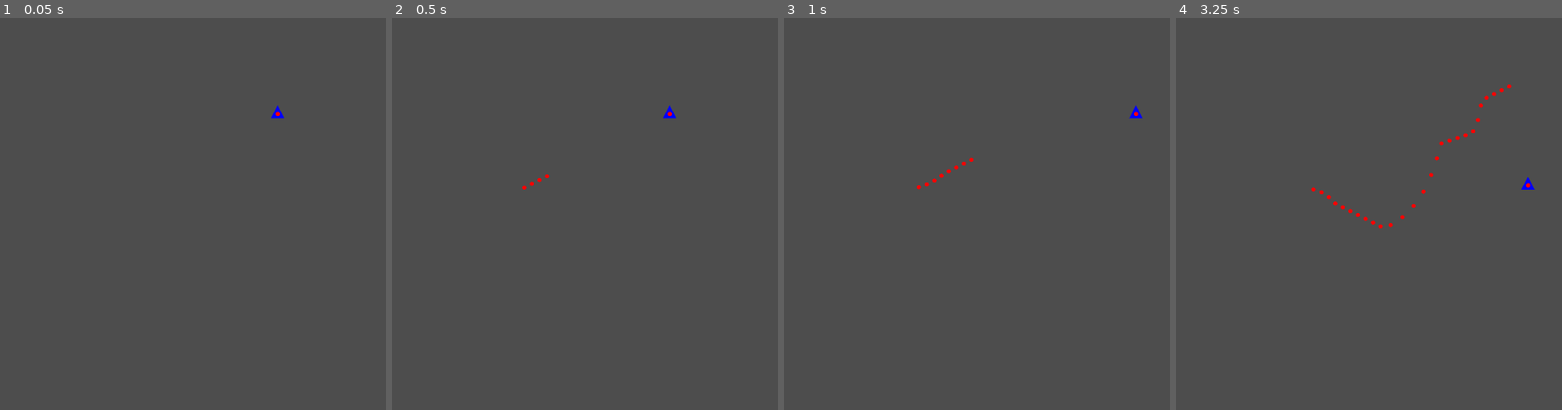
Above: before the commit, frames 1-4 (left to right).
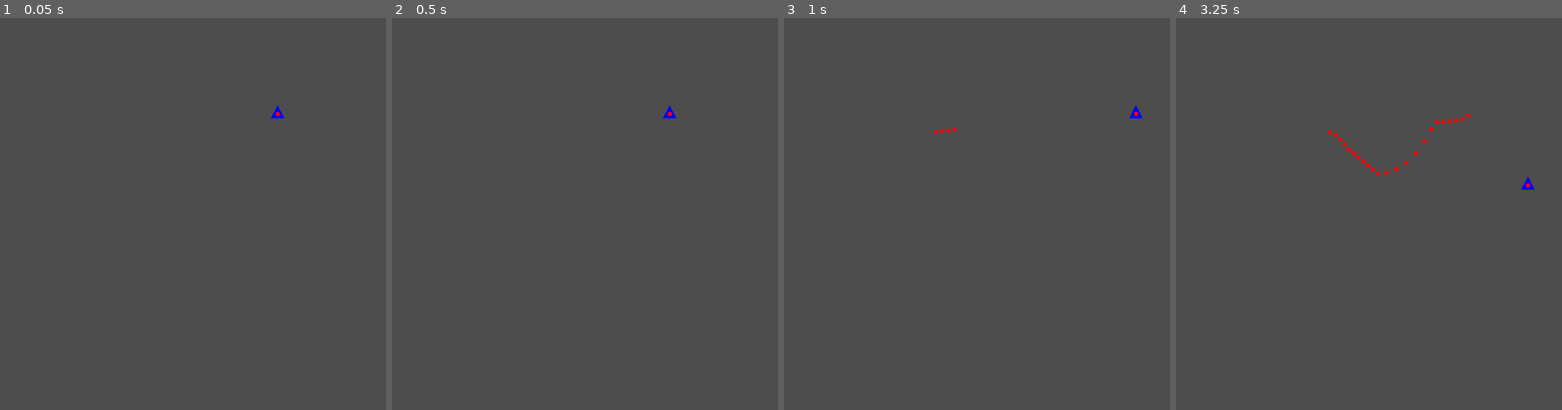
Above: after the commit, the same moments.

Repository: ShimmerIO/bullethellpvp
Game: Godot game, scene res://cenas_prototipo/cena_teste.tscn
Two runs of this game, one before a commit and one after it. Both use one fixed random seed, a clock stepped at 60 frames per second and the inputs below. Before the commit the project has no main scene; this scene is started directly in both runs.
Inputs:
- Up to frame 1 (0.05 s): no input
- Up to frame 2 (0.5 s): no input
- Up to frame 3 (1 s): tap Enter (Start) at 0.5, 0.6 s; hold Right (ui_right) from 0.53 s (still down)
- Up to frame 4 (3.25 s): release Right (ui_right) at 1.28 s; hold Down (ui_down) 1.28-2.03 s; tap Shift (Slow) at 1.35 s; tap Enter (Start) at 1.55, 2.1, 2.85 s; hold Right (ui_right) 2.03-2.78 s; hold Up (ui_up) from 2.78 s (still down)

Frame 1 is identical in both runs. In frame 2, less than 0.1% of the frame differs, in the area x 33-41%, y 39-44%; in frame 3, 0.1%; in frame 4, 0.6%, in the area x 34-87%, y 16-54%.
Error before the commit: Attempt to call function 'instantiate' in base 'null instance' on a null instance. (res://scripts_prototipo/cena_teste.gd:20)

Commit message:
Introduz o sistema de Waves, juntamente com GameDirector

Diff:
--- /dev/null
+++ b/cenas_prototipo/Padrões_Completos/FÁCIL/Padrão1.tscn
@@ -0,0 +1,23 @@
+[gd_scene load_steps=5 format=3 uid="uid://b3be3ofje6jjb"]
+
+[ext_resource type="Script" path="res://scripts_prototipo/base_padrões.gd" id="1_jq5vm"]
+[ext_resource type="PackedScene" uid="uid://bwjb2n0aby1kd" path="res://cenas_prototipo/Cenas_Base/centro_cena_padrões.tscn" id="2_oq23k"]
+[ext_resource type="Script" path="res://scripts_prototipo/centro_cena_padrões.gd" id="3_m0itu"]
+[ext_resource type="PackedScene" uid="uid://bkh8d7wj6tw4x" path="res://cenas_prototipo/spawner_prototipo.tscn" id="4_kq831"]
+
+[node name="Base_Padrões" type="Node2D"]
+position = Vector2(480, 540)
+script = ExtResource("1_jq5vm")
+metadata/_edit_vertical_guides_ = [959.0]
+
+[node name="CentroCena" parent="." instance=ExtResource("2_oq23k")]
+position = Vector2(0, 0)
+script = ExtResource("3_m0itu")
+
+[node name="Spawner_prototipo" parent="." instance=ExtResource("4_kq831")]
+position = Vector2(-61, -227)
+_move_type = 2
+timeToExpire = 10.0
+firingRate = 10.0
+bullet_life = 4.0
+bullet_SPEED = 150.0
--- /dev/null
+++ b/cenas_prototipo/Padrões_Completos/FÁCIL/Padrão2.tscn
@@ -0,0 +1,27 @@
+[gd_scene load_steps=5 format=3 uid="uid://c42yojabl25bk"]
+
+[ext_resource type="Script" path="res://scripts_prototipo/base_padrões.gd" id="1_ldplx"]
+[ext_resource type="PackedScene" uid="uid://bwjb2n0aby1kd" path="res://cenas_prototipo/Cenas_Base/centro_cena_padrões.tscn" id="2_0rts2"]
+[ext_resource type="Script" path="res://scripts_prototipo/centro_cena_padrões.gd" id="3_wf4lb"]
+[ext_resource type="PackedScene" uid="uid://bkh8d7wj6tw4x" path="res://cenas_prototipo/spawner_prototipo.tscn" id="4_p5fxr"]
+
+[node name="Base_Padrões" type="Node2D"]
+position = Vector2(480, 540)
+script = ExtResource("1_ldplx")
+metadata/_edit_vertical_guides_ = [959.0]
+
+[node name="CentroCena" parent="." instance=ExtResource("2_0rts2")]
+position = Vector2(0, 0)
+script = ExtResource("3_wf4lb")
+
+[node name="Spawner_prototipo" parent="." instance=ExtResource("4_p5fxr")]
+position = Vector2(-14, -527)
+_move_type = 1
+_spawn_type = 1
+rotationSpeed = 45
+arms = 8
+skewArms = 0.5
+timeToExpire = 10.0
+firingRate = 10.0
+bullet_life = 4.0
+bullet_SPEED = 150.0
--- /dev/null
+++ b/cenas_prototipo/Padrões_Completos/FÁCIL/Padrão3.tscn
@@ -0,0 +1,26 @@
+[gd_scene load_steps=5 format=3 uid="uid://d1avjeba6xi8i"]
+
+[ext_resource type="Script" path="res://scripts_prototipo/base_padrões.gd" id="1_of403"]
+[ext_resource type="PackedScene" uid="uid://bwjb2n0aby1kd" path="res://cenas_prototipo/Cenas_Base/centro_cena_padrões.tscn" id="2_jhvja"]
+[ext_resource type="Script" path="res://scripts_prototipo/centro_cena_padrões.gd" id="3_n7tfc"]
+[ext_resource type="PackedScene" uid="uid://bkh8d7wj6tw4x" path="res://cenas_prototipo/spawner_prototipo.tscn" id="4_6ry44"]
+
+[node name="Base_Padrões" type="Node2D"]
+position = Vector2(480, 540)
+script = ExtResource("1_of403")
+metadata/_edit_vertical_guides_ = [959.0]
+
+[node name="CentroCena" parent="." instance=ExtResource("2_jhvja")]
+position = Vector2(0, 0)
+script = ExtResource("3_n7tfc")
+
+[node name="Spawner_prototipo" parent="." instance=ExtResource("4_6ry44")]
+position = Vector2(324, 383)
+_move_type = 2
+_spawn_type = 2
+spreadCount = 6
+spreadAngle = 45.0
+timeToExpire = 10.0
+firingRate = 10.0
+bullet_life = 4.0
+bullet_SPEED = 150.0
--- /dev/null
+++ b/cenas_prototipo/Wave/FÁCIL/Wave1.gd
@@ -0,0 +1,6 @@
+static func send_pattern():
+	var PatternToSend:Array
+	PatternToSend.append([[1,0],5.0])
+	PatternToSend.append([[2,0],5.0])
+	PatternToSend.append([[3,0],5.0])
+	return PatternToSend
--- /dev/null
+++ b/cenas_prototipo/Wave/FÁCIL/Wave2.gd
@@ -0,0 +1,6 @@
+static func send_pattern():
+	var PatternToSend:Array
+	PatternToSend.append([[2,0],2.0])
+	PatternToSend.append([[1,0],2.0])
+	PatternToSend.append([[3,0],2.0])
+	return PatternToSend
--- /dev/null
+++ b/cenas_prototipo/Wave/WaveBase.gd
@@ -0,0 +1,18 @@
+extends Node
+
+#Pra fazer uma wave, você tem que encontrar os padrões que você quer, e escrever eles como uma array
+#na qual a primeira entrada é o índice, e a segunda a dificuldade, 0 = FÁCIL, 1 = MÉDIO, 2 = MÓDIFÍCIL
+# ou seja, o Padrão4 MÉDIO seria a array [4,1]
+# depois disso, você tem que colocar quanto tempo você quer que o padrão fique ativo, por exemplo, 5.0
+# é bom colocar .0 por que tempo é float, previne erro mais tarde
+#depois disso, você coloca ele como a array inteira, com a primeira entrada sendo a array do padrão
+#e a segunda entrada sendo o tempo, então no nosso exemplo ficaria [[4,1],5.0]
+#depois disso, coloca PatternToSend.append(), com a array final dentro
+#o exemplo completo vai ficar ali, deletar ele e esse comentário depois
+# pra colocar mais padrões só coloca abaixo, ele vai colocar em ordem, o primeiro como primeiro
+#segundo como segundo, etc.
+
+static func send_pattern():
+	var PatternToSend:Array
+	PatternToSend.append([[4,1],5.0])
+	return PatternToSend
--- a/cenas_prototipo/cena_teste.tscn
+++ b/cenas_prototipo/cena_teste.tscn
@@ -2,7 +2,7 @@
 
 [ext_resource type="Script" path="res://scripts_prototipo/cena_teste.gd" id="1_1gkh1"]
 [ext_resource type="PackedScene" uid="uid://b6yp80jcx3bjn" path="res://cenas_prototipo/navezinha.tscn" id="1_q2465"]
-[ext_resource type="PackedScene" uid="uid://bkh8d7wj6tw4x" path="res://cenas_prototipo/spawner_prototipo.tscn" id="3_bcpdq"]
+[ext_resource type="Script" path="res://scripts_prototipo/GameDirector.gd" id="3_akmlt"]
 
 [sub_resource type="RectangleShape2D" id="RectangleShape2D_xxtm3"]
 size = Vector2(13, 1096)
@@ -21,16 +21,9 @@
 scale = Vector2(0.01, 1)
 shape = SubResource("RectangleShape2D_xxtm3")
 
-[node name="GameDirectorOneShot" type="Node" parent="." node_paths=PackedStringArray("Player0")]
+[node name="NoLongerGameDirector" type="Node" parent="."]
 script = ExtResource("1_1gkh1")
+
+[node name="GameDirector" type="Node" parent="." node_paths=PackedStringArray("Player0") groups=["Director"]]
+script = ExtResource("3_akmlt")
 Player0 = NodePath("../Navezinha")
-
-[node name="Spawner_prototipo" parent="." node_paths=PackedStringArray("GameDirector") instance=ExtResource("3_bcpdq")]
-position = Vector2(359, 470)
-GameDirector = NodePath("../GameDirectorOneShot")
-_move_type = 2
-_stops_type = 2
-arms = 8
-firingRate = 10.0
-bullet_life = 5.0
-bullet_SPEED = 200.0
--- /dev/null
+++ b/main.tscn
@@ -0,0 +1,8 @@
+[gd_scene load_steps=2 format=3 uid="uid://ejdvlcf7mvf8"]
+
+[ext_resource type="Script" path="res://scripts_prototipo/cena_teste.gd" id="1_un270"]
+
+[node name="main" type="Node2D"]
+
+[node name="Node" type="Node" parent="."]
+script = ExtResource("1_un270")
--- a/project.godot
+++ b/project.godot
@@ -11,6 +11,7 @@
 [application]
 
 config/name="BulletHellPVP"
+run/main_scene="res://main.tscn"
 config/features=PackedStringArray("4.3", "Forward Plus")
 config/icon="res://icon.svg"
 
--- /dev/null
+++ b/scripts_prototipo/GameDirector.gd
@@ -0,0 +1,104 @@
+extends Node
+
+#chama a lista de patterns, usado pra saber o que atirar
+var PatternList = preload("res://scripts_prototipo/pattern_list.gd")
+
+#chama a lista de waves, usado pra saber quais patterns fazer
+var WaveList = preload("res://scripts_prototipo/wave_list.gd")
+
+#player 1 e player 2
+@export var Player0:Area2D
+@export var Player1:Area2D
+
+#enum de dificuldade, não sei o que tu quer
+enum dificuldade {FÁCIL, MÉDIO, DIFÍCIL}
+
+#variável pra contar qual a wave e qual a dificuldade dela
+var currentWave:GDScript
+var currentDifficulty: int
+
+# Wave máxima, signifca que a gente tem que preparar pelo menos 50 waves a mão, parece bom
+const MAXWAVE = 50
+
+#Índices usado pra saber o que fazer
+var waveIndex: int = 1
+var patternIndex: int
+
+#bloqueia iniciar o jogo infinitas vezes, importante certeza
+var hasStarted: bool = false
+
+func _ready() -> void:
+	#TODO fazer isso daqui ser automático no game_start, não no ready do director
+	#lê a primeira wave na variável, só pra error-catching eu acho
+	currentWave = WaveList.get_wave(1,dificuldade.FÁCIL)
+
+
+func _process(_delta: float) -> void:
+	#inicia o jogo, NOTE isso é pra teste
+	if Input.is_action_just_pressed("Start") and not hasStarted:
+		send_wave()
+		hasStarted = true
+
+#se for 0 retorna o player 1(Player0) se for 1 retorna o player 2(Player1)
+func get_player(index):
+	if index == 0:
+		return Player0
+	elif index == 1:
+		return Player1
+
+#Função usada pra fazer os padrões em si
+func make_pattern(index):
+	#chama get_pattern, com o índice atual, currentPattern é uma array no qual a primeira entrada é as info
+	#do pattern, na forma de array também, e a segunda entrada é o tempo que o pattern fica ativo
+	var currentPattern = get_pattern(index)
+
+	#coloca a instância dopadrão ativo em Active Pattern
+	var ActivePattern = PatternList.get_pattern(currentPattern[0][0],currentPattern[0][1]).instantiate()
+	add_child(ActivePattern)
+
+	#espera o timeout do pattern, segundo a segunda entrada do currentPattern
+	await get_tree().create_timer(currentPattern[1]).timeout
+
+	#encontra o próximo pattern
+	next_pattern(index)
+
+func get_pattern(index):
+	#send_pattern() retorna uma array de array de array. Cada array no retornado pelo send_pattern é um pattern
+	return currentWave.send_pattern()[index]
+
+#chama o próximo pattern, literalmente o nome
+func next_pattern(index):
+	#verifica se chegou no fim da wave, se sim, ele para de ler o resto e vai pra próxima wave
+	if index >= currentWave.send_pattern().size()-1:
+		next_wave()
+		return
+
+	#se ainda não chegou no fim da wave, continua lendo né porra trabaia ai make_pattern()
+	#aumenta o indice e vai pro próximo
+	patternIndex += 1
+	make_pattern(patternIndex)
+
+func next_wave():
+
+	# TODO só lê as duas linhas a baixo tu vai entender oqq precisa fazer ainda
+	#if condição_que_verifica_se_deveria_aumentar_dificuldade:
+	# 	print("nossa aumenta ai")
+
+	#se for a wave máxima começa os pattern random, que nem balão
+	if waveIndex == MAXWAVE:
+		dunno_do_random_shit_i_guess()
+		return
+
+	# aumenta a wave, e busca a próxima, e envia a próxima
+	waveIndex += 1
+	currentWave = WaveList.get_wave(waveIndex,currentDifficulty)
+	send_wave()
+
+func send_wave():
+	#coloca o índice dos patterns em 0, e começa de novo
+	patternIndex = 0
+	make_pattern(patternIndex)
+
+#não sei faz bosta aleatória eu acho
+func dunno_do_random_shit_i_guess():
+	pass
--- a/scripts_prototipo/bala_prototipo.gd
+++ b/scripts_prototipo/bala_prototipo.gd
@@ -4,7 +4,9 @@
 @export var SPEED: float
 @export var bullet_life: float
 @export var direction: float
-enum TYPE {pequena_vermelha, pequena_azul, grande_roxa}
+
+enum color {RED, BLUE}
+enum size {SMALL, BIG}
 
 # Called when the node enters the scene tree for the first time.
 func _ready() -> void:
--- a/scripts_prototipo/base_padrões.gd
+++ b/scripts_prototipo/base_padrões.gd
@@ -20,3 +20,8 @@
 		"difficulty":dificuldade
 	})
 	return properties
+
+func check_if_expired():
+	await get_tree().create_timer(get_process_delta_time()).timeout
+	if(get_child_count() == 0):
+		queue_free()
--- a/scripts_prototipo/cena_teste.gd
+++ b/scripts_prototipo/cena_teste.gd
@@ -1,22 +1,8 @@
 extends Node
 
-@export var Player0:Area2D
-@export var Player1:Area2D
-# Called when the node enters the scene tree for the first time.
-func _ready() -> void:
-
-	pass # Replace with function body.
-
-func get_player(index):
-	if index == 0:
-		return Player0
-	if index == 1:
-		return Player1
-
 # Called every frame. 'delta' is the elapsed time since the previous frame.
-func _process(delta: float) -> void:
+func _process(_delta: float) -> void:
 	if Input.is_action_just_pressed("Start"):
-		var ataque = load("res://cenas_prototipo/Cenas_Base/Padrão1.tscn")
-		var cena = ataque.instantiate()
-		$'.'.get_parent().add_child(cena)
-		queue_free()
+		if get_parent().name  == "main":
+			get_tree().change_scene_to_file("res://cenas_prototipo/cena_teste.tscn")
+			queue_free()
--- a/scripts_prototipo/centro_cena_padrões.gd
+++ b/scripts_prototipo/centro_cena_padrões.gd
@@ -1,12 +1,4 @@
 extends Marker2D
 
-
-# Called when the node enters the scene tree for the first time.
 func _ready() -> void:
 	queue_free()
-	pass # Replace with function body.
-
-
-# Called every frame. 'delta' is the elapsed time since the previous frame.
-func _process(delta: float) -> void:
-	pass
--- a/scripts_prototipo/level_list_prototipo.gd
+++ /dev/null
@@ -1,15 +0,0 @@
-extends Node
-
-
-static func get_level(index: int, difficulty: int):
-
-	var dificuldade: String
-
-	if difficulty == 0:
-		dificuldade = "FÁCIL"
-	elif difficulty == 1:
-		dificuldade = "MÉDIO"
-	elif difficulty == 2:
-		dificuldade = "DIFÍCIL"
-
-	return load(str("res://cenas_prototipo/Padrões/", dificuldade,"Padrão", index, ".tscn"))
--- /dev/null
+++ b/scripts_prototipo/pattern_list.gd
@@ -0,0 +1,11 @@
+extends Node
+
+
+static func get_pattern(index: int, difficulty: int):
+	var dificuldade: String
+	match difficulty:
+		0: dificuldade = "FÁCIL"
+		1: dificuldade = "MÉDIO"
+		2: dificuldade = "MÓDIFÍCIL"
+
+	return load(str("res://cenas_prototipo/Padrões_Completos/",dificuldade,"/Padrão",index,".tscn"))
--- a/scripts_prototipo/spawner_prototipo.gd
+++ b/scripts_prototipo/spawner_prototipo.gd
@@ -4,22 +4,22 @@
 var bullet_scene = preload("res://cenas_prototipo/bala_prototipo.tscn")
 
 #carrega o game-director, FEITO AUTOMATICAMENTE! NÃO COLOCAR NADA MANUAL, REPITO, NAAAAAADAAAAAA MANUALLLLLL
+#a não ser para teste
 @export var GameDirector: Node
 
 #Fala pro spawner qual lado do board ele tá, e qual player ele deveria pedir pro diretor, again, AUTOMÁTICO
 #0 é o player da esquerda, 1 é o da direita, faz sentido? foda-se
 var PlayerSide: int
 
-
 #enum dos possíveis estados do spawner
 enum movement_type {STILL, SPIN, TRACK}
-enum bullet_spawn_type{SINGLE, BURST}
+enum bullet_spawn_type{SINGLE, BURST, SPREAD}
 enum stopping_criteria{TIME, BULLETCAP, NONE}
 
 #variáveis que seguram os estados do spawner
 @export_category("Tipo de spawner")
 @export_enum("STILL","SPIN", "TRACK") var _move_type: int  = movement_type.STILL
-@export_enum("SINGLE","BURST") var _spawn_type: int = bullet_spawn_type.SINGLE
+@export_enum("SINGLE","BURST", "SPREAD") var _spawn_type: int = bullet_spawn_type.SINGLE
 @export_enum("TIME","BULLETCAP", "NONE") var _stops_type: int = stopping_criteria.TIME
 
 @export_category("Caminhos e afins")
@@ -41,9 +41,14 @@
 #ângulo de skew dos braços, verificar os ângulos que tu quer antes de qualquer coisa
 @export var skewArms: float
 
+@export_category("opções SPREAD")
+#número de balas
+@export var spreadCount: int
+@export var spreadAngle:float
+
 #determina o que faz o spawner parar de atirar balas
 @export_category("Critério de parada")
-@export var firingTime:float
+@export var timeToExpire:float
 @export var bulletCap:int
 
 @export_category("Velocidade de tiro")
@@ -57,6 +62,11 @@
 @export var bullet_life: float
 @export var bullet_SPEED: float
 
+@export_category("Setting iniciais")
+#pra poder dar um wakeup'e criar padrões em uma cena só
+@export var isSleeping: bool
+@export var sleepingTime:float
+
 #variáveis pra conta interna, não mexer
 var firedBullets: int
 var i = 0
@@ -64,16 +74,31 @@
 
 # Called when the node enters the scene tree for the first time.
 func _ready() -> void:
+
+	#acha o game director e coloca ele na variável certa, comenta essa linha fora em caso de teste
+	GameDirector = get_tree().get_nodes_in_group("Director")[0]
+
+	#faz os sprites do spawner sumirem
 	$Bala.hide()
 	$Polygon2D.hide()
 
+	#se tiver dormindo, faz ele dormir pelo tempo de dormir, sei lá mano tá bem claro
+	if(isSleeping):
+		self.hide()
+		#guarda a var da fire rate aqui, pra setar o fire rate em 0, isso efetivamente desabilita o spawner
+		var storeFireRate = firingRate
+		firingRate = 0
+		await get_tree().create_timer(sleepingTime).timeout
+		self.show()
+		#retorna a var pro fire rate
+		firingRate = storeFireRate
+
 	if(_stops_type == stopping_criteria.TIME):
 		#manda o comando stop_firing depois de firingTime segundos
-		await get_tree().create_timer(firingTime).timeout
+		await get_tree().create_timer(timeToExpire).timeout
 		stop_firing()
 
 
-# Called every frame. 'delta' is the elapsed time since the previous frame.
 func _process(delta: float) -> void:
 
 	#faz ele seguir o followSpeed% do path por segundo
@@ -84,36 +109,51 @@
 	#Verifica se o spawner é o tipo que gira ou não, e faz ele girar
 	if(_move_type == movement_type.SPIN):
 			self.rotation += (rotationSpeed*delta*PI)/180
-	timer += delta
 
+	#código para dar track no player se o spawner for desse tipo
 	if(_move_type == movement_type.TRACK):
-		var currentPlayerPosition = GameDirector.get_player(PlayerSide).position
-		var vectorToPlayer = currentPlayerPosition - position
+		var currentPlayerPosition = GameDirector.get_player(PlayerSide).global_position
+		var vectorToPlayer = currentPlayerPosition - global_position
 		direction = Vector2.RIGHT.angle_to(vectorToPlayer) * 180.0 / PI
 
+	#aumenta o timer a cada delta que se passa, usado pra atirar de acordo com o fire rate
+	timer += delta
 	if(timer >= 1/firingRate):
-		#se for do tipo single, só lança uma bala
-		if(_spawn_type == bullet_spawn_type.SINGLE):
-			fire_bullet()
+		match _spawn_type:
+			#se for do tipo single, só lança uma bala
+			bullet_spawn_type.SINGLE:
+				fire_bullet()
 
-		#se for do tipo burst, faz burst com arms braços
-		if(_spawn_type == bullet_spawn_type.BURST):
-			while(i < arms):
-				fire_bullet()
-				direction += 360.0/arms + skewArms
-				i += 1
+			#se for do tipo burst, faz burst com arms braços
+			bullet_spawn_type.BURST:
+				while(i < arms):
+					fire_bullet()
+					direction += 360.0/arms + skewArms
+					i += 1
+					#mantém a direção entre 0 e 360, que é bom por que não tem chance nenhuma de memory leak
+					if(direction >= 360):
+						direction -= 360
 
-				#mantém a direção entre 0 e 360, que é bom por que não tem chance nenhuma de memory leak
-				if(direction >= 360):
-					direction -= 360
+			# Se for do tipo spread, faz um arco com abertura igual ao dobro do angulo selecionado
+			bullet_spawn_type.SPREAD:
+				if(_spawn_type == bullet_spawn_type.SPREAD):
+					var addedAngle = 2 * spreadAngle /(spreadCount - 1)
+					direction -= spreadAngle
+					while(i < spreadCount):
+						fire_bullet()
+						direction += addedAngle
+						i += 1
+
 		#reseta as variáveis de timer e de contador
 		i = 0
 		timer = 0
 
 func stop_firing():
 	#espera a última bala gerada sumir, e deleta tudo
+	firingRate = 0
 	await get_tree().create_timer(bullet_life).timeout
 	queue_free()
+	get_parent().check_if_expired()
 
 func fire_bullet():
 	#se o tipo for bullet cap, ele calcula isso pra ver quando parar, e para de atirar balas
--- /dev/null
+++ b/scripts_prototipo/wave_list.gd
@@ -0,0 +1,11 @@
+extends Node
+
+
+static func get_wave(index: int, difficulty: int):
+	var dificuldade:String
+	match difficulty:
+		0: dificuldade = "FÁCIL"
+		1: dificuldade = "MÉDIO"
+		2: dificuldade = "MÓDIFÍCIL"
+
+	return load(str("res://cenas_prototipo/Wave/",dificuldade,"/Wave",index,".gd"))
